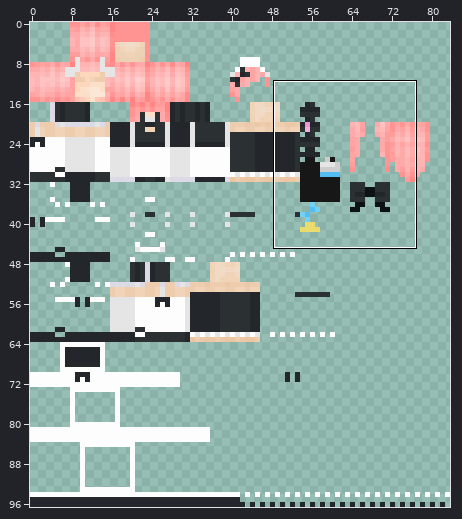
Sprite sheet -- textures/main.png. The picture above shows the old version from afar; the outline marks the close-up.
Close-up. As it was:
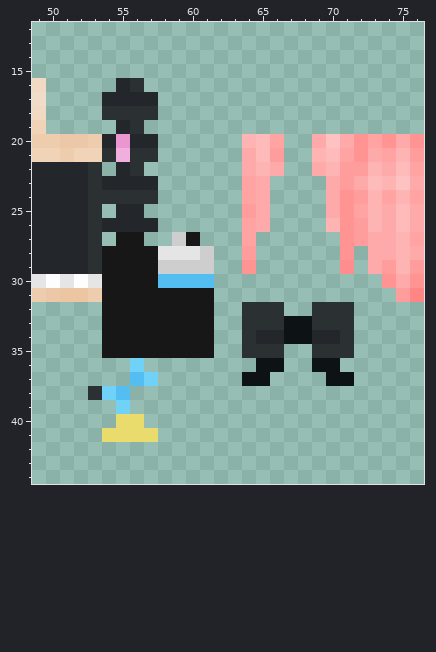
The file is 84x97 pixels. Colours within 5 levels of each other are drawn and written as one. Shown: x 49..76, y 12..44.
The same view after the edit:
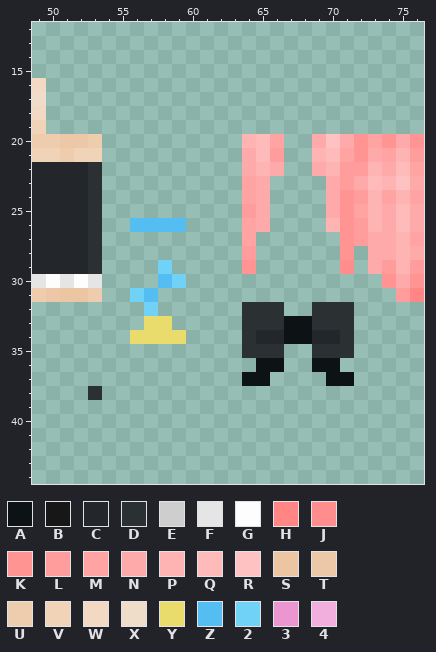
Palette (. is transparent): A #0d1215  B #171717  C #23262b  D #2b3033  E #cecece  F #e5e5e5  G #fdfdfd  H #ff8685  J #ff8d8d  K #ff9493  L #ff9d9d  M #ffa4a3  N #ffaaaa  P #ffb4b4  Q #ffbbba  R #ffc2c2  S #ecc5a2  T #ecc8a8  U #eeccae  V #f1d3b8  W #f2d9c3  X #f0ddc9  Y #eadb6d  Z #54bef3  2 #6fd2f6  3 #eb96d1  4 #f0afdc
The exact change:
Colour B gives way to colour 2 in row 31 at x 56; in row 32 at x 57.
Colour E gives way to colour 2 in row 29 at x 58.
Colour Z gives way to colour 2 in row 30 at x 59.
Colour B gives way to colour Y in row 33 at x 57 to 58; in row 34 at x 56 to 59.
The edit adds colour Z in row 26 at x 58 to 59.
Colour B gives way to colour Z in row 31 at x 57.
Colour C gives way to colour Z in row 26 at x 56 to 57.
Colour 2 is gone in row 36 at x 56; in row 37 at x 57; in row 38 at x 54; in row 39 at x 55.
Colour 3 is gone in row 20 at x 55.
Colour 4 is gone in row 21 at x 55.
Colour B is gone in row 27 at x 55 to 56 and 60; in rows 28 to 30 at x 54 to 57; in row 31 at x 54 to 55 and 58 to 61; in row 32 at x 54 to 56 and 58 to 61; in row 33 at x 54 to 56 and 59 to 61; in row 34 at x 54 to 55 and 60 to 61.
Colour B is gone in row 35 at x 54 to 61.
Colour C is gone in row 16 at x 55; in row 17 at x 54 to 57; in row 19 at x 55; in row 20 at x 54 and 56 to 57; in row 22 at x 55; in row 23 at x 54 to 57.
Colour C is gone in row 25 at x 55 to 56; in row 26 at x 54 to 55.
Colour D is gone in row 16 at x 56; in row 18 at x 54 to 57; in row 19 at x 56; in row 21 at x 54 and 56 to 57; in row 22 at x 56; in row 24 at x 54 to 57.
Colour E is gone in row 27 at x 59; in row 28 at x 61; in row 29 at x 59 to 61.
Colour F is gone in row 28 at x 58 to 60.
Colour Y is gone in row 40 at x 55 to 56; in row 41 at x 54 to 57.
Colour Z is gone in row 30 at x 60 to 61; in row 37 at x 56; in row 38 at x 55.
Where, in picture pixels (left, top, right, bottom), the same in both close-ups:
changed: (102, 78, 214, 442)
